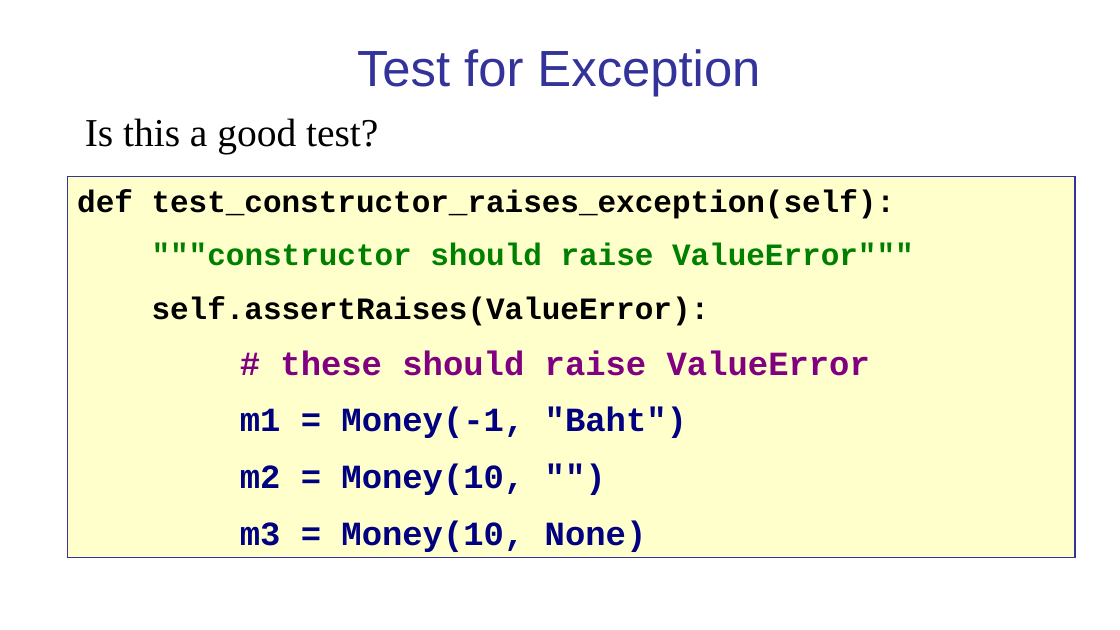
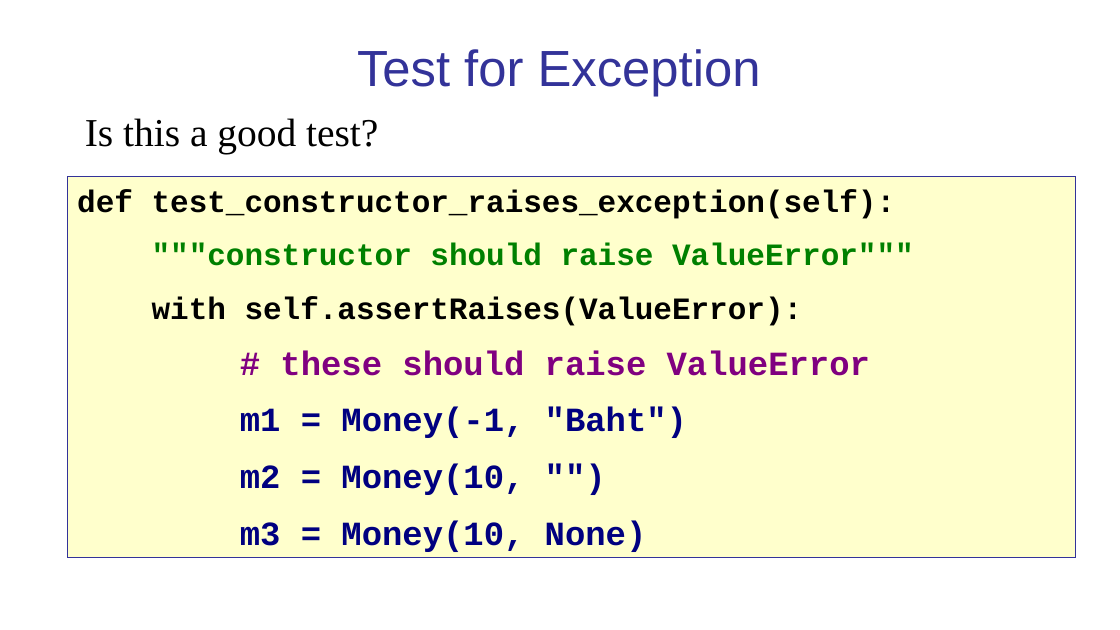
Before and after one commit to cpske/ISP, a slide deck: slide 2 of testing/Test-for-Exception.pptx. Drawn at 1120x630 pixels with LibreOffice and Linux fonts; fonts in the diff are those of the drawing. Boxes give left, top, right and bottom in pixels: in the first picture for what was removed or moved away, otherwise in the second. Text is boxed around its words. In the diff, an @@ line names an element or a change of style, - is before the commit and + after.

```diff
--- a/testing/Test-for-Exception.pptx
+++ b/testing/Test-for-Exception.pptx
@@ text in freeform shape at [152,296,803,326]: text changed @@
-self.assertRaises(ValueError):
+with self.assertRaises(ValueError):
```
Also in this commit, not shown: 4 other files.
